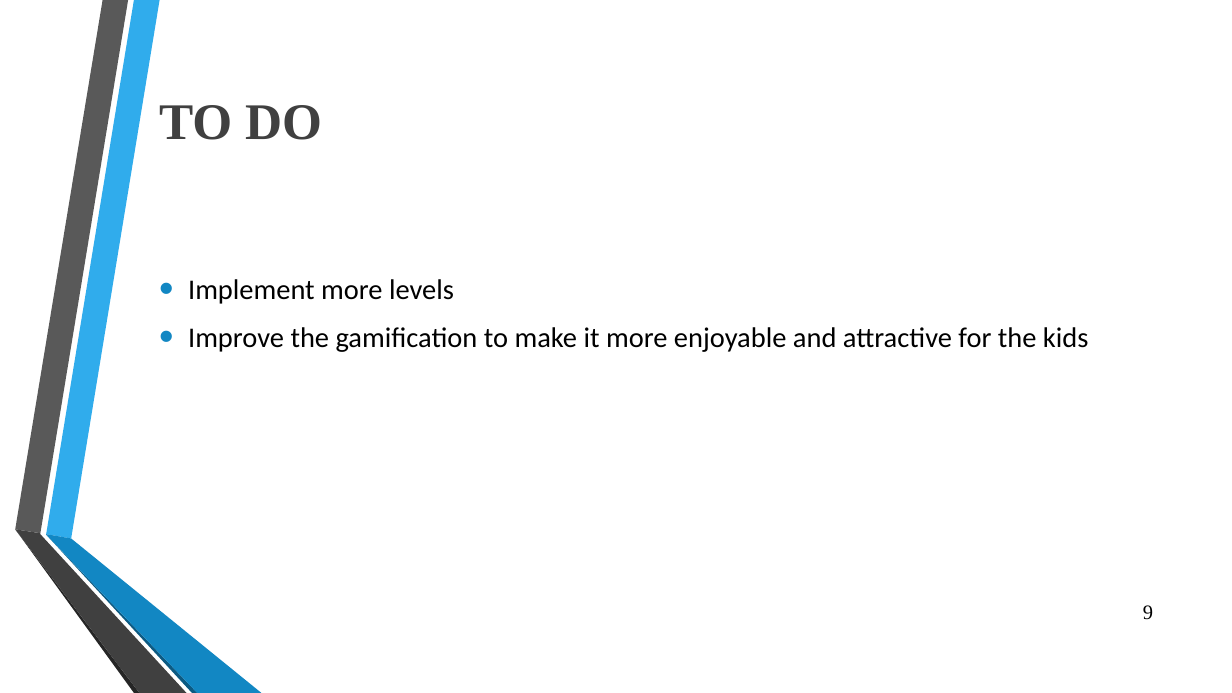
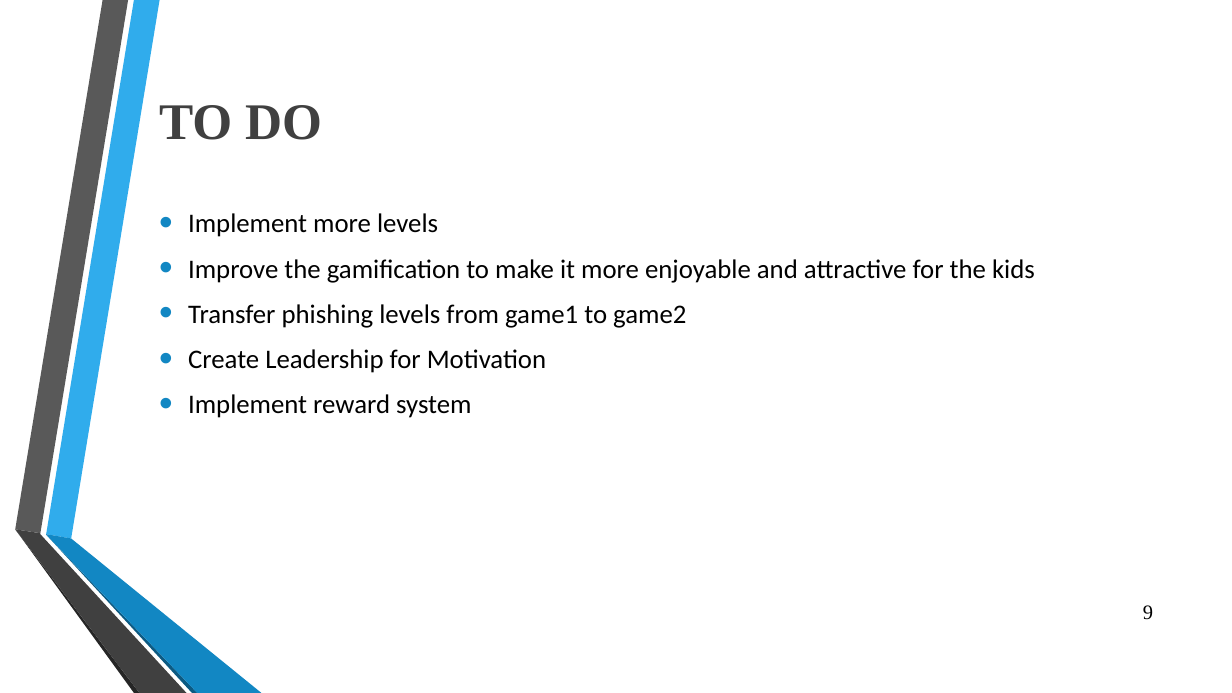
Before and after one commit to OmarSedkyUI/CyberLearningAdventureJunior, a slide deck: slide 9 of Graduation_Project_Presentation_Seminar2.pptx. Drawn at 1232x693 pixels with LibreOffice and Linux fonts; fonts in the diff are those of the drawing; background and template pictures are left out. Boxes give left, top, right and bottom in pixels: in the first picture for what was removed or moved away, otherwise in the second. Text is boxed around its words. In the diff, an @@ line names an element or a change of style, - is before the commit and + after.

```diff
--- a/Graduation_Project_Presentation_Seminar2.pptx
+++ b/Graduation_Project_Presentation_Seminar2.pptx
@@ text "Implement more levels": place and size @@
-text "Implement more levels" at (188, 279, 1089, 352)
+text "Implement more levels" at (188, 213, 1035, 418)
@@ text at (188, 213, 1035, 283): size 22.2 to 20.9 pt in "Implement more levels", "Improve the gamification to make it more ..." @@
@@ text at (188, 304, 686, 418): paragraphs added @@
+• Transfer phishing levels from game1 to game2
+• Create Leadership for Motivation
+• Implement reward system
```
Also in this commit, not shown: 2 other slides changed.
